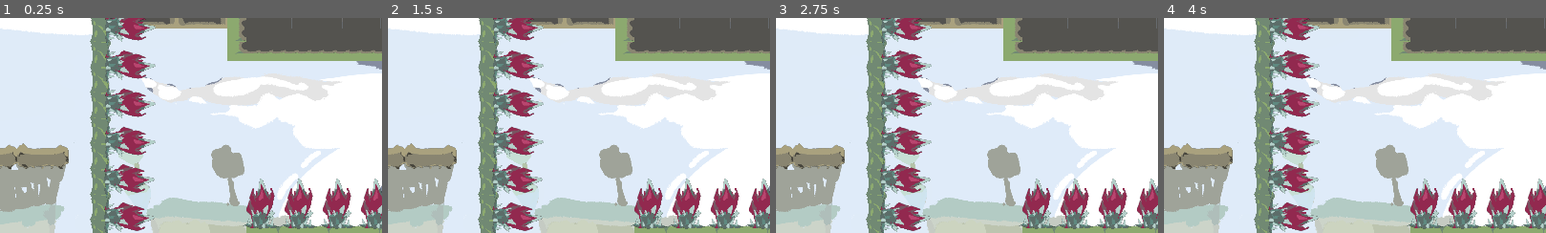
Above: before the commit, frames 1-4 (left to right).
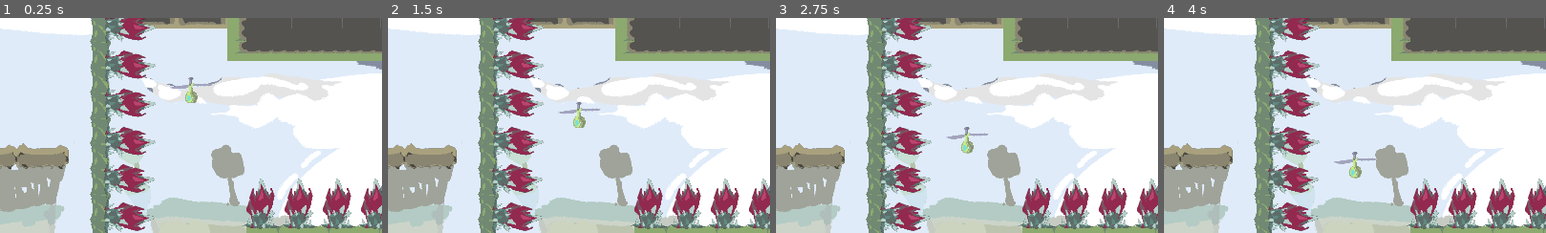
Above: after the commit, the same moments.

Repository: carterw11/lojam2023
Game: Godot game, scene res://Levels/Level11.tscn
Same seed, same stepped clock (60 frames per second), same inputs: the game is played once before the commit and once after it. This scene is started directly instead of the project's main scene. The engine's default icon, where the game draws it, is replaced by a stand-in: a white triangle on a blue panel in a dark square.
Inputs (mouse positions are % of the whole screen's width and height, from its top left):
- Up to frame 1 (0.25 s): no input
- Up to frame 2 (1.5 s): move the mouse to (72, 45) at 0.52 s; hold D (right) 0.53-1.28 s; click (72, 45) at 0.6 s; tap Space (jump) at 0.77 s; move the mouse to (30, 55) at 1.27 s; hold S (down) from 1.28 s (still down); tap Shift (dash) at 1.35 s
- Up to frame 3 (2.75 s): tap Space (jump) at 1.52 s; move the mouse to (60, 28) at 2.02 s; release S (down) at 2.03 s; hold D (right) from 2.03 s (still down); click (60, 28) at 2.1 s
- Up to frame 4 (4 s): move the mouse to (45, 70) at 2.77 s; release D (right) at 2.78 s; hold W (up) 2.78-3.53 s; tap Shift (dash) at 2.85 s; tap Space (jump) at 3.02, 3.77 s; move the mouse to (80, 65) at 3.52 s; hold A (left) from 3.53 s (still down); click (80, 65) at 3.6 s
The pictures show only the part of the screen within x 22-72%, y 0-50%; the shares and areas given below are measured in that part.

The runs differ from the first frame. In frame 1, 0.3% of the frame differs, in the area x 44-56%, y 27-40%; in frame 2, 0.3%; in frame 3, 0.3%, in the area x 44-56%, y 50-64%; in frame 4, 0.3%.

Commit message:
small changes

Diff:
--- a/Levels/Level11.tscn
+++ b/Levels/Level11.tscn
@@ -6,6 +6,7 @@
 [ext_resource type="PackedScene" uid="uid://br88pvgncorgq" path="res://Objects/grapple_point.tscn" id="4_r586e"]
 [ext_resource type="PackedScene" uid="uid://btj6kjkfvaw2i" path="res://Objects/Spikes/spikes_x5.tscn" id="5_5uodm"]
 [ext_resource type="PackedScene" uid="uid://66q78oweiamn" path="res://Objects/Portal/Portal.tscn" id="6_2ulce"]
+[ext_resource type="PackedScene" uid="uid://emvnx2858rvw" path="res://Objects/Enemies/FlyingEnemy.tscn" id="7_geg03"]
 
 [sub_resource type="RectangleShape2D" id="RectangleShape2D_pftgv"]
 size = Vector2(619, 50)
@@ -78,3 +79,8 @@
 [node name="CollisionShape2D" type="CollisionShape2D" parent="Portal"]
 position = Vector2(62.5, 15)
 shape = SubResource("RectangleShape2D_pftgv")
+
+[node name="ShootingEnemy" parent="." instance=ExtResource("7_geg03")]
+position = Vector2(898, 174)
+cycleTime = 5.0
+direction = Vector2(0, 1)
--- a/Levels/Level12.tscn
+++ b/Levels/Level12.tscn
@@ -6,6 +6,7 @@
 [ext_resource type="PackedScene" uid="uid://btj6kjkfvaw2i" path="res://Objects/Spikes/spikes_x5.tscn" id="4_8l8sj"]
 [ext_resource type="PackedScene" uid="uid://br88pvgncorgq" path="res://Objects/grapple_point.tscn" id="5_h576p"]
 [ext_resource type="PackedScene" uid="uid://66q78oweiamn" path="res://Objects/Portal/Portal.tscn" id="6_mxbe7"]
+[ext_resource type="PackedScene" uid="uid://emvnx2858rvw" path="res://Objects/Enemies/FlyingEnemy.tscn" id="7_be0ny"]
 
 [sub_resource type="RectangleShape2D" id="RectangleShape2D_qbb8o"]
 size = Vector2(45, 303)
@@ -65,3 +66,8 @@
 [node name="CollisionShape2D" type="CollisionShape2D" parent="Portal"]
 position = Vector2(0.5, 28.5)
 shape = SubResource("RectangleShape2D_qbb8o")
+
+[node name="ShootingEnemy" parent="." instance=ExtResource("7_be0ny")]
+position = Vector2(908, 328)
+cycleTime = 5.0
+direction = Vector2(0, 1)
Not shown: 1 places in Levels/Level11.tscn that only renumber resources
Not shown: 1 places in Levels/Level12.tscn that only renumber resources
